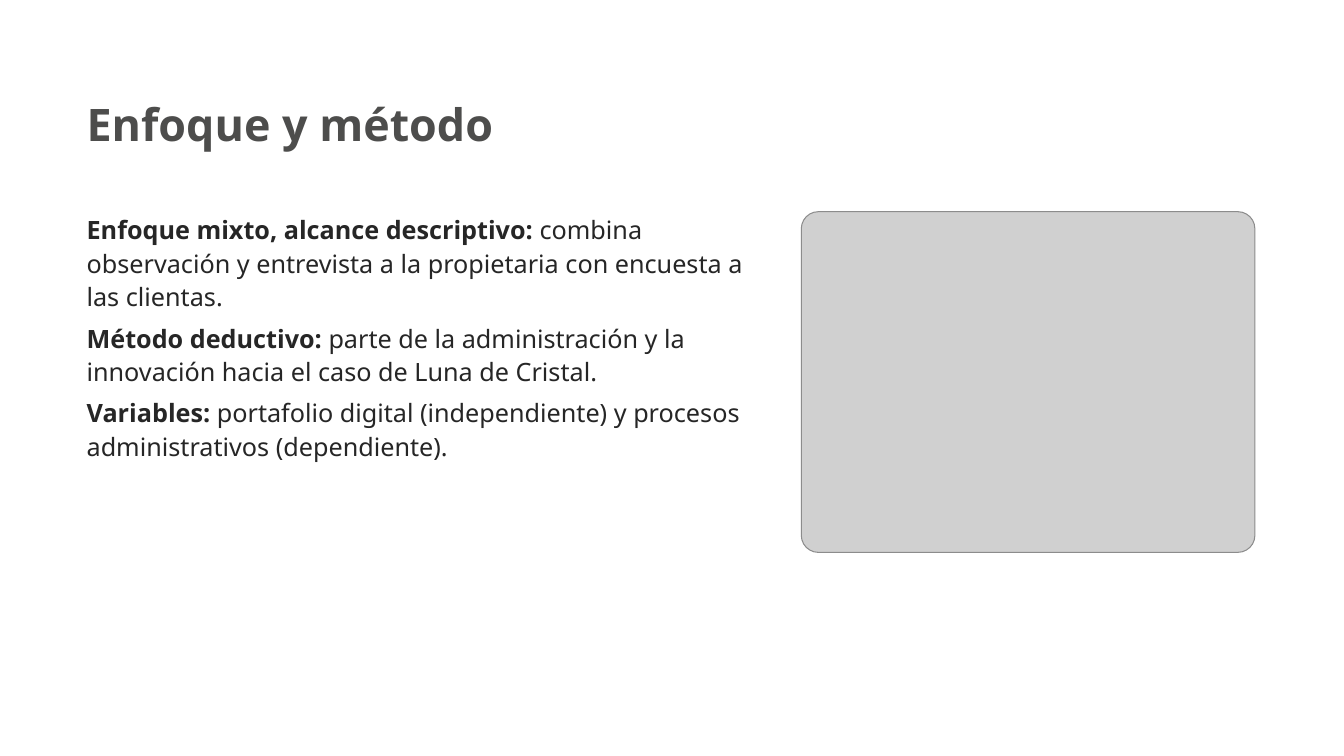
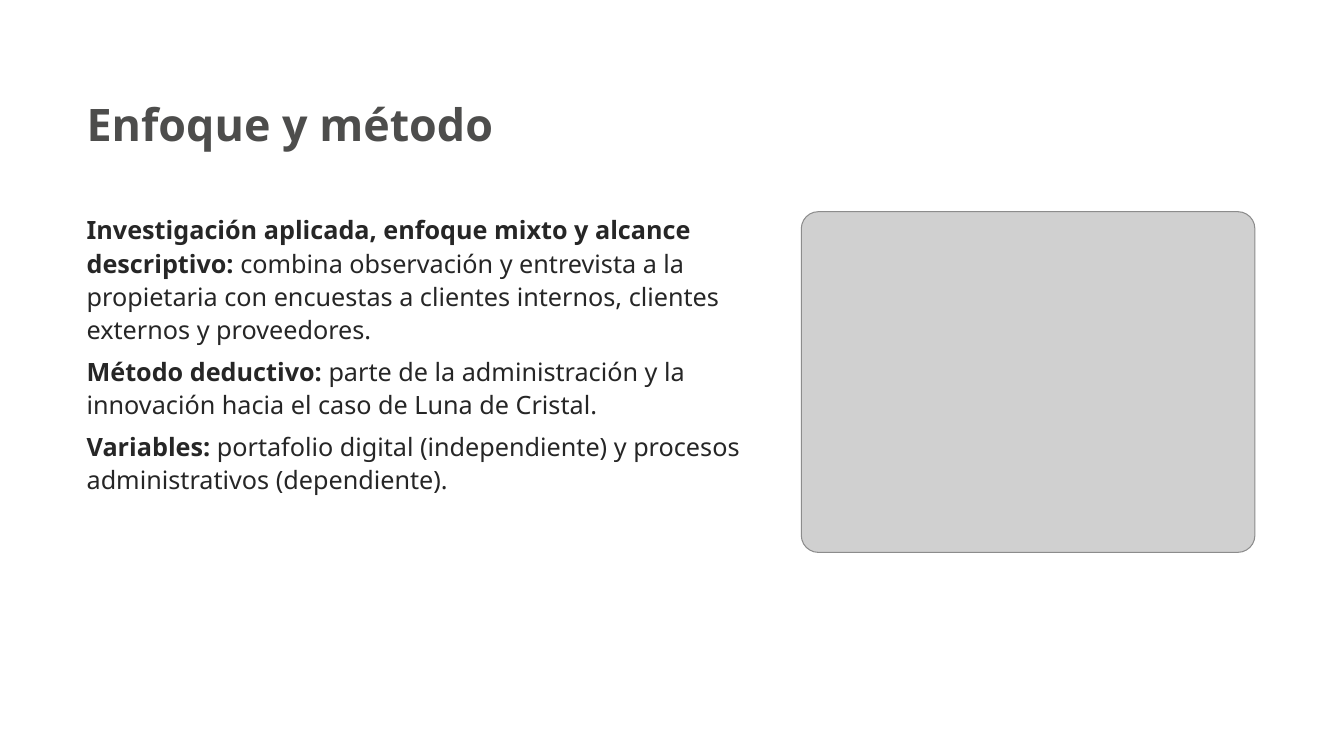
Before and after one commit to nayraclaud-glitch/Trabjo-De-eEstudio, a slide deck: slide 27 of Luna_de_Cristal_Presentacion_SENA.pptx (slide 28 before the commit). Drawn at 1344x756 pixels with LibreOffice and Linux fonts; fonts in the diff are those of the drawing; grey boxes stand for pictures; background and template pictures are left out. Boxes give left, top, right and bottom in pixels: in the first picture for what was removed or moved away, otherwise in the second. Text is boxed around its words. In the diff, an @@ line names an element or a change of style, - is before the commit and + after.

```diff
--- a/Luna_de_Cristal_Presentacion_SENA.pptx
+++ b/Luna_de_Cristal_Presentacion_SENA.pptx
@@ text at <box>87,219,719,345</box>: text changed @@
-Enfoque mixto, alcance descriptivo: combina observación y entrevista a la propietaria con encuesta a las clientas.
+Investigación aplicada, enfoque mixto y alcance descriptivo: combina observación y entrevista a la propietaria con encuestas a clientes internos, clientes externos y proveedores.
```
Also in this commit, not shown: 2 other slides changed, 1 slide removed, 1 other file.
